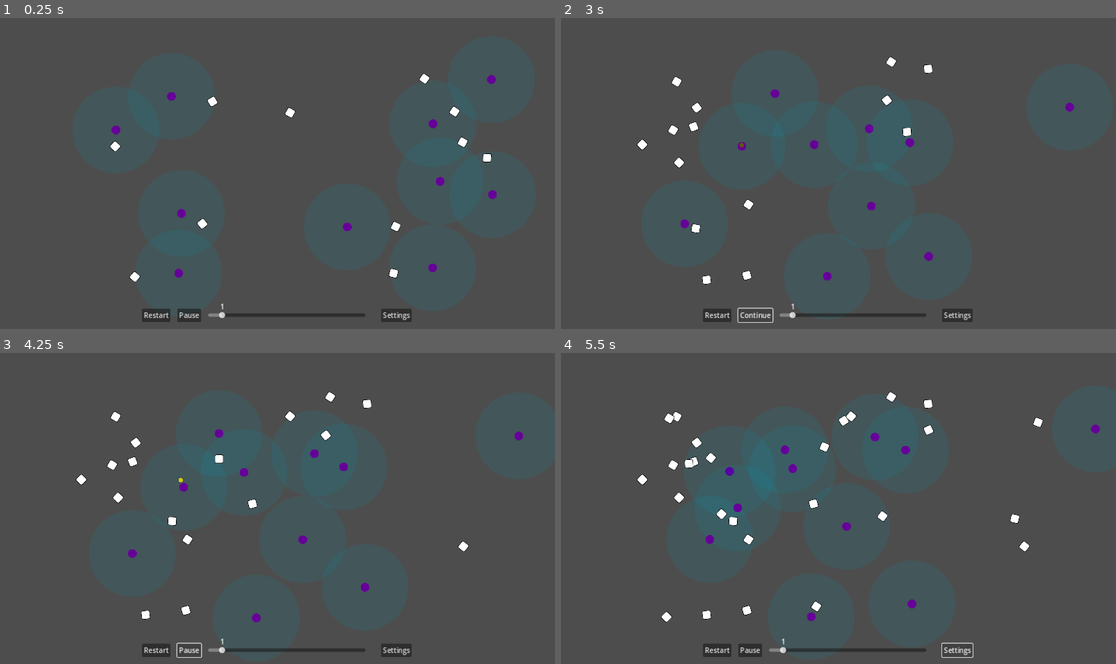
Above: before the commit, frames 1-4 (two rows, left to right).
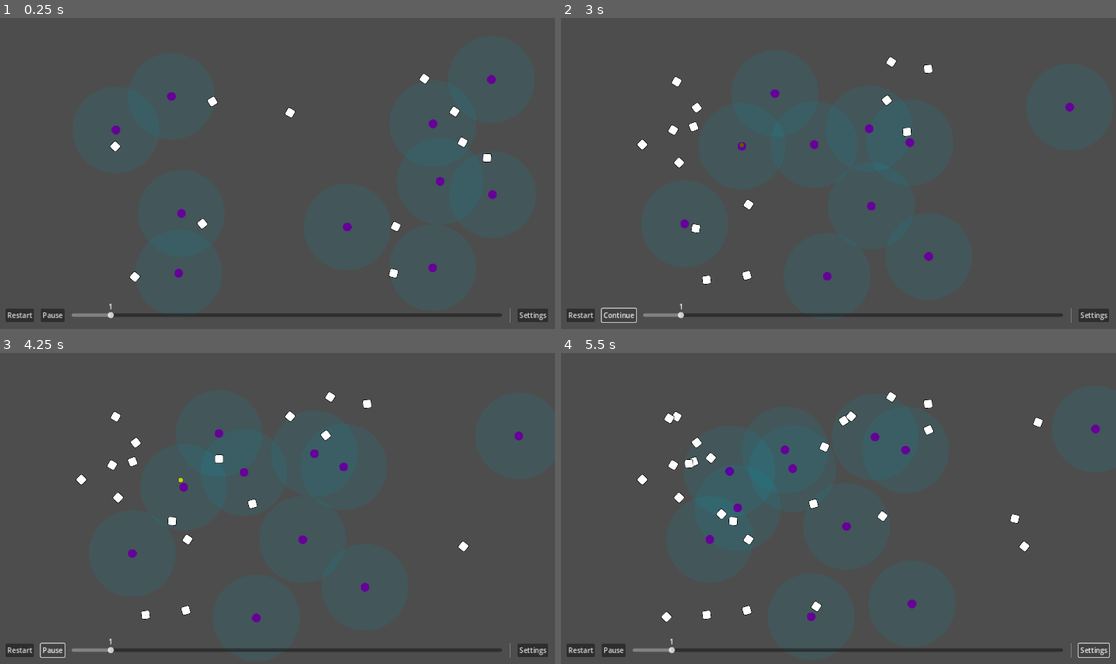
Above: after the commit, the same moments.

Repository: wivest/Natural-Selection
Game: Godot game, scene res://main.tscn
Same seed, same stepped clock (60 frames per second), same inputs: the game is played once before the commit and once after it.
Inputs:
- Up to frame 1 (0.25 s): no input
- Up to frame 2 (3 s): click "Restart" at 0.5 s; click "Restart" at 1.25 s; click "Restart" at 2 s; click "Pause" at 2.75 s
- Up to frame 3 (4.25 s): click "Continue" at 3.5 s
- Up to frame 4 (5.5 s): click "Settings" at 4.25 s

The runs differ from the first frame. In frame 1, 1.4% of the frame differs, in the area x 1-99%, y 91-98%; in frame 2, 1.3%; in frame 3, 1.3%; in frame 4, 1.3%.

Commit message:
style: expand bar scene

Diff:
--- a/main.tscn
+++ b/main.tscn
@@ -70,22 +70,10 @@
 field_name = "On Division"
 start = 350.0
 
-[node name="Bottom" type="HBoxContainer" parent="GUI/Parameters/VBoxContainer"]
+[node name="Bar" parent="GUI/Parameters/VBoxContainer" instance=ExtResource("5_w3kug")]
 layout_mode = 2
-
-[node name="Left" type="Control" parent="GUI/Parameters/VBoxContainer/Bottom"]
-layout_mode = 2
-size_flags_horizontal = 3
-
-[node name="Bar" parent="GUI/Parameters/VBoxContainer/Bottom" instance=ExtResource("5_w3kug")]
-layout_mode = 2
-size_flags_horizontal = 3
 size_flags_stretch_ratio = 2.0
 theme_override_constants/separation = 16
-
-[node name="Right" type="Control" parent="GUI/Parameters/VBoxContainer/Bottom"]
-layout_mode = 2
-size_flags_horizontal = 3
 
 [connection signal="field_changed" from="GUI/Parameters/VBoxContainer/TabContainer/Spawner/On Start" to="GUI/Parameters/VBoxContainer/TabContainer" method="_on_spawner_on_start_field_changed"]
 [connection signal="field_changed" from="GUI/Parameters/VBoxContainer/TabContainer/Spawner/SpawnRate" to="GUI/Parameters/VBoxContainer/TabContainer" method="_on_spawn_rate_field_changed"]
